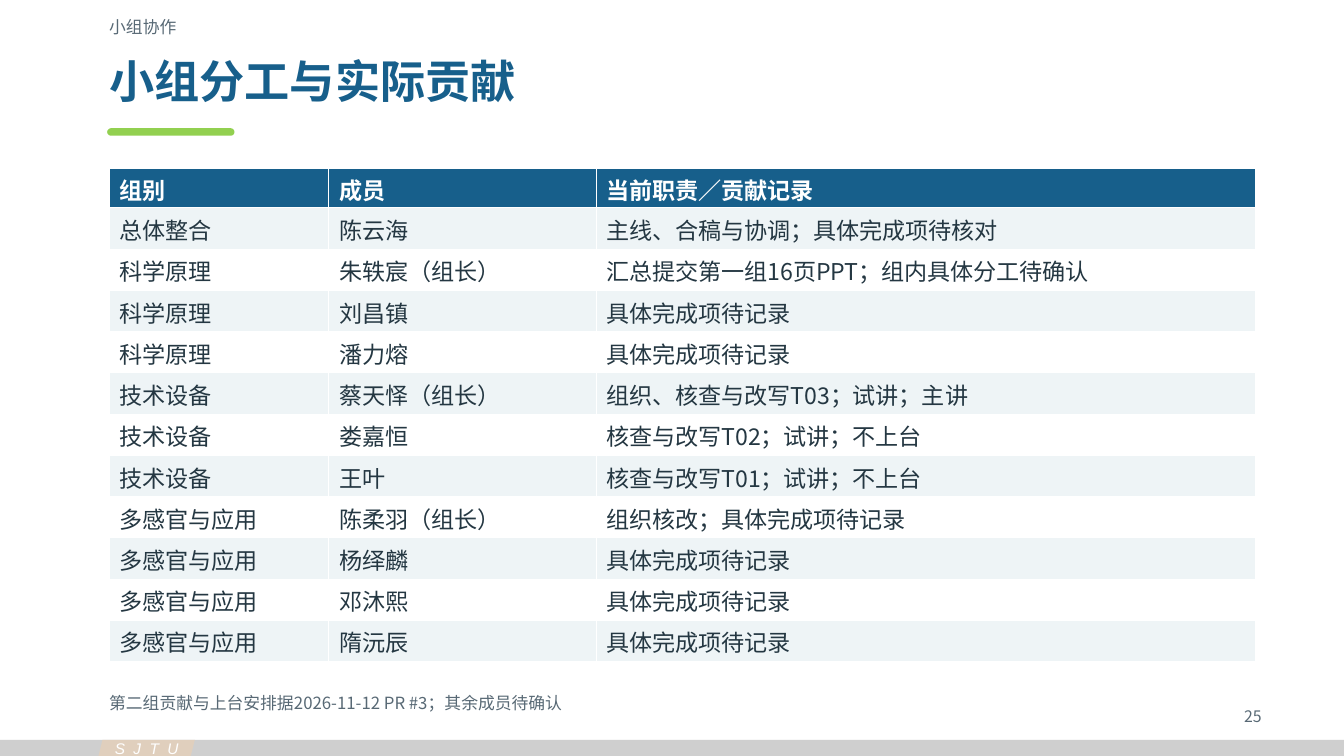
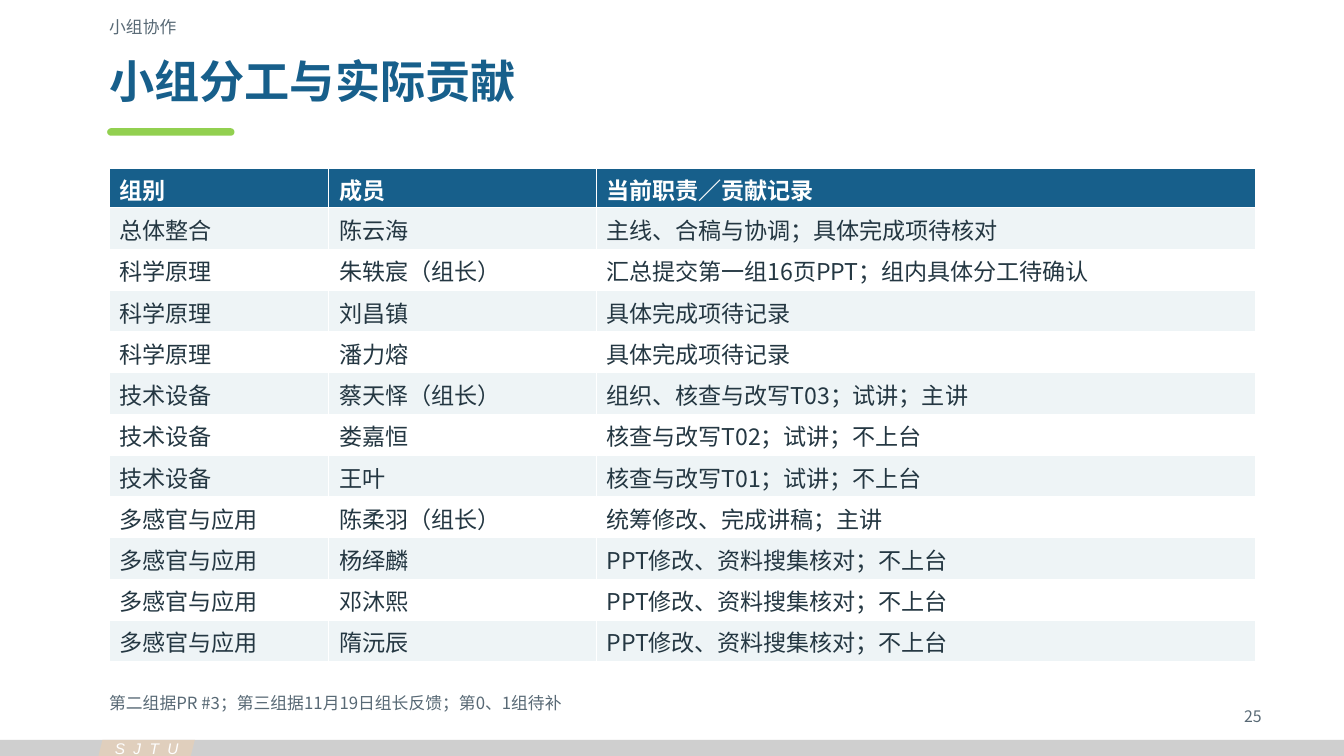
Before and after one commit to Cyh29hao/sjtu-olfaction-vr-2026, a slide deck: slide 25 of release/v3/olfaction-vr-v3.pptx. Drawn at 1344x756 pixels with LibreOffice and Linux fonts; fonts in the diff are those of the drawing. Boxes give left, top, right and bottom in pixels: in the first picture for what was removed or moved away, otherwise in the second. Text is boxed around its words. In the diff, an @@ line names an element or a change of style, - is before the commit and + after.

Commit message:
Make the latest deck easy to find and record confirmed group contributions

```diff
--- a/release/v3/olfaction-vr-v3.pptx
+++ b/release/v3/olfaction-vr-v3.pptx
@@ table at <box>109,168,1255,662</box> @@
-row 9, column 3: 组织核改；具体完成项待记录
+row 9, column 3: 统筹修改、完成讲稿；主讲
-row 10, column 3: 具体完成项待记录
+row 10, column 3: PPT修改、资料搜集核对；不上台
-row 11, column 3: 具体完成项待记录
+row 11, column 3: PPT修改、资料搜集核对；不上台
-row 12, column 3: 具体完成项待记录
+row 12, column 3: PPT修改、资料搜集核对；不上台
@@ text at <box>109,695,561,712</box>: text changed @@
-第二组贡献与上台安排据2026-11-12 PR #3；其余成员待确认
+第二组据PR #3；第三组据11月19日组长反馈；第0、1组待补
```
Also in this commit, not shown: 18 other files.
